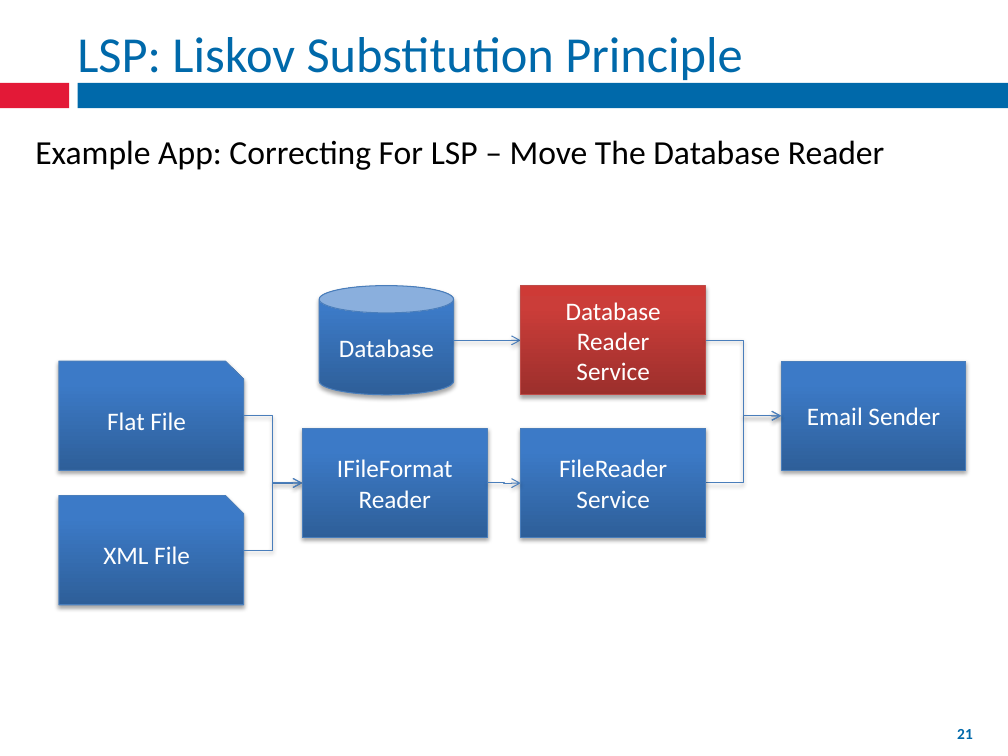
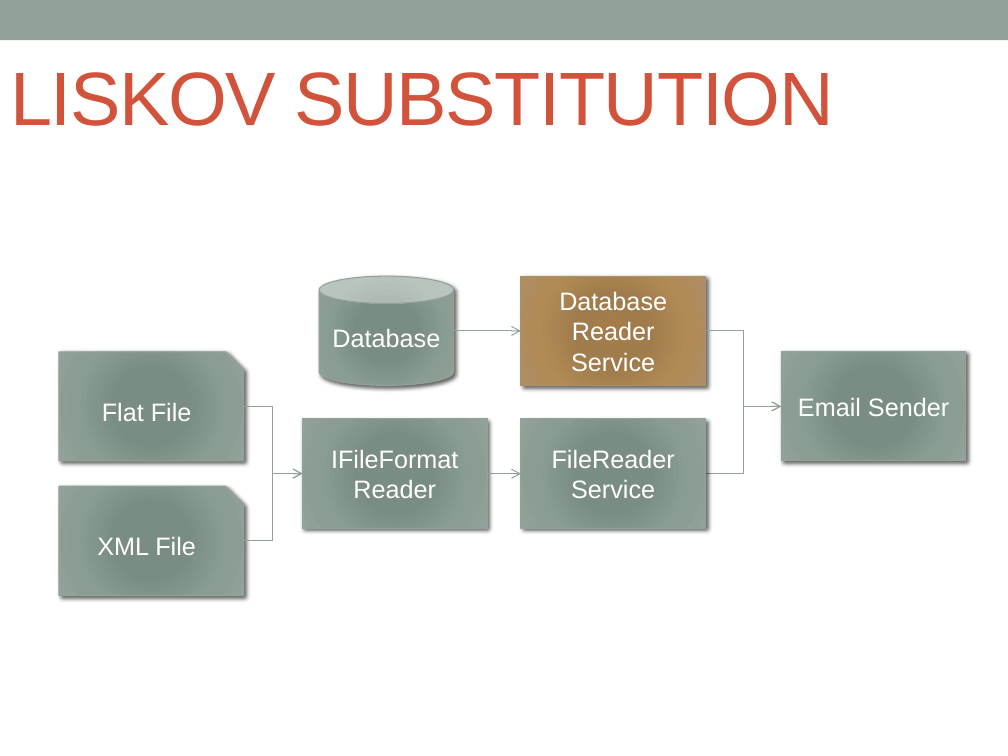
Before and after one commit to mxriverlynn/presentations-and-training, a slide deck: slide 20 of SOLID Principles - Step By Step Code/SOLID Principles Presentation.pptx (slide 21 before the commit). Drawn at 1008x756 pixels with LibreOffice and Linux fonts; fonts in the diff are those of the drawing; background and template pictures are left out. Boxes give left, top, right and bottom in pixels: in the first picture for what was removed or moved away, otherwise in the second. Text is boxed around its words. In the diff, an @@ line names an element or a change of style, - is before the commit and + after.

Commit message:
reformatted SOLID slides to a different powerpoint theme. took out a few slides that aren't needed, etc.

```diff
--- a/SOLID Principles - Step By Step Code/SOLID Principles Presentation.pptx
+++ b/SOLID Principles - Step By Step Code/SOLID Principles Presentation.pptx
@@ rectangle resized from (x1=78, y1=83, x2=1008, y2=108) to (x1=0, y1=0, x2=1008, y2=40) @@
@@ rectangle at (x1=0, y1=0, x2=1008, y2=40): fill #0069AA to #93A299 @@
@@ rectangle removed at (x1=0, y1=83, x2=70, y2=108) @@
@@ text at (x1=10, y1=72, x2=833, y2=126): text changed; size 36 to 54 pt; font Calibri to Arial; text colour #0069AA to #D2533C @@
-LSP: Liskov Substitution Principle
+LISKOV SUBSTITUTION
@@ text removed at (x1=35, y1=140, x2=885, y2=170) @@
-Example App: Correcting For LSP – Move The Database Reader
@@ rectangle "Database" at (x1=521, y1=276, x2=706, y2=385): font Calibri to Arial; fill gradient #9C2F2D to #CB3E3A to #CE3B37 to gradient #A37D49 to #A07C4C to #B38B55 to #AD8F67; outline #BF4C48 0.75 pt to #AD8F67 0.75 pt; shadow changed @@
@@ elbow arrow (454, 331) - (521, 331): stroke #4B7EBC 0.75 pt to #93A299 0.75 pt @@
@@ 6 elbow arrows, 4 rectangles, 2 snip rects, 1 cylinder moved together from (x1=58, y1=285, x2=966, y2=605) to (x1=58, y1=276, x2=966, y2=595) @@
@@ elbow arrow (706, 331) - (781, 406): stroke #4B7EBC 0.75 pt to #93A299 0.75 pt @@
@@ elbow arrow (244, 406) - (302, 474): stroke #4B7EBC 0.75 pt to #93A299 0.75 pt @@
@@ elbow arrow (706, 474) - (781, 406): stroke #4B7EBC 0.75 pt to #93A299 0.75 pt @@
@@ elbow arrow (244, 541) - (302, 474): stroke #4B7EBC 0.75 pt to #93A299 0.75 pt @@
@@ elbow arrow (487, 474) - (521, 474): stroke #4B7EBC 0.75 pt to #93A299 0.75 pt @@
@@ font Calibri to Arial; fill gradient #2F5F99 to #3D7CC7 to #3A7CCB to gradient #7B8E82 to #7B8D83 to #8A9E92 to #93A299; outline #4B7EBC 0.75 pt to #93A299 0.75 pt; shadow changed in 6 elements at (x1=58, y1=352, x2=243, y2=461), (x1=302, y1=419, x2=487, y2=528), (x1=521, y1=419, x2=706, y2=528), (x1=320, y1=276, x2=454, y2=385), (x1=781, y1=352, x2=966, y2=461), (x1=58, y1=486, x2=243, y2=595) @@
@@ page number removed at (x1=957, y1=729, x2=973, y2=739) @@
-21
```
Also in this commit, not shown: 28 other slides changed, 7 slides added, 10 slides removed.
